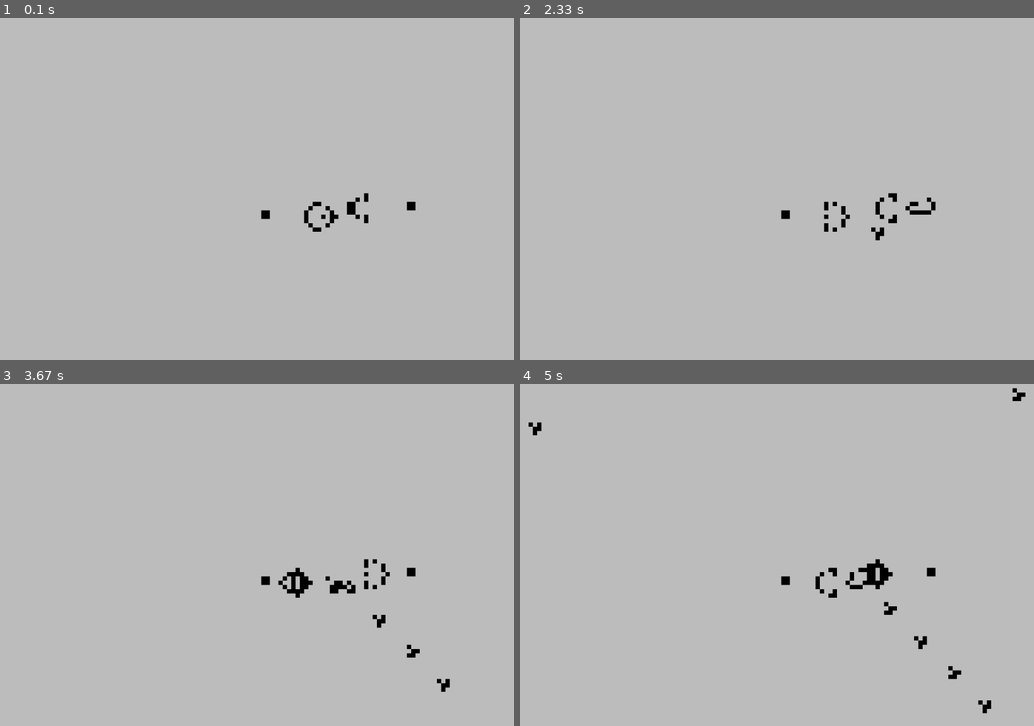
Above: before the commit, frames 1-4 (two rows, left to right).
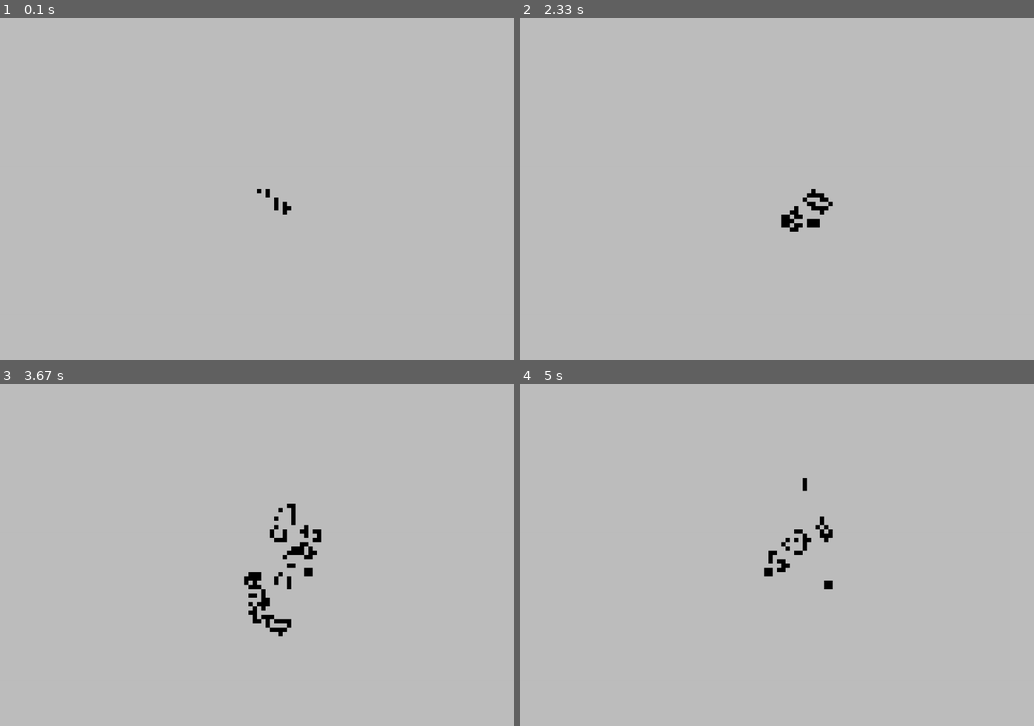
Above: after the commit, the same moments.

Repository: tirabo/Algoritmos-y-Programacion
Game: pygame game, started from 2021/python/juego_vida_pygame.py
Two runs of this game, one before a commit and one after it. Both use one fixed random seed, a clock stepped at 60 frames per second and the inputs below.
Inputs:
- Up to frame 1 (0.1 s): no input
- Up to frame 2 (2.33 s): no input
- Up to frame 3 (3.67 s): no input
- Up to frame 4 (5 s): tap Enter at 4.83 s

The runs differ from the first frame. In frame 1, 0.5% of the frame differs, in the area x 50-81%, y 50-63%; in frame 2, 0.8%; in frame 3, 1.9%, in the area x 47-88%, y 35-90%; in frame 4, 1.4%.

Commit message:
Cambios menores

Diff:
--- a/2021/python/fractal.py
+++ b/2021/python/fractal.py
@@ -8,6 +8,9 @@
 """
 
 import pygame
+
+# Tutorial sencillo para dibujar: https://sites.cs.ucsb.edu/~pconrad//cs5nm/topics/pygame/drawing/index.html
+# Sitio útil (tutorial, ejemplos, etc) para pygame:  http://programarcadegames.com/
 
 # Definimos algunos colores
 NEGRO = (0, 0, 0)
--- a/2021/python/juego_vida_pygame.py
+++ b/2021/python/juego_vida_pygame.py
@@ -2,6 +2,7 @@
 from pygame.locals import *
 import time
 import random
+
 
 # JUEGO DE LA VIDA TOROIDAL
 # El juego se desrrolla en un toro S^1 x S^1 con diámetros WIDTH y HEIGHT respectivamente
@@ -10,14 +11,15 @@
 # 1) Cada pixel de tablero es 1 o 0 (negro o blanco).
 # 2) Hay una cantidad de pixeles inciales que está en 1 (patrón o semilla).
 # 3) Cada pixel (x,y) tiene 8 vecinos: (x-1,y+1), (x,y+1), (x+1,y+1), (x-1,y), (x+1,y), (x-1,y-1), (x,y-1), (x+1,y-1).
-# 4) En cada paso se cambian los pixeles de 1 a 0 o de 0 a 1 según las siguientes reglas: para obtener la nueva distribución de pixeles
+# 4) En cada paso se cambian los pixeles de 1 a 0 o de 0 a 1 según las siguientes reglas: para obtener el tablero n se usan los valores del tablero n-1 y
 #       a) Cualquier pixel 1 con dos o tres vecinos vivos sigue siendo 1.
 #       b) Cualquier pixel 0 con tres vecinos 1 se convierte a 1.
 #       c) Todas los otros pixeles pasan a 0.
 
 
 
-# tutorial sencillo para dibujar: https://sites.cs.ucsb.edu/~pconrad//cs5nm/topics/pygame/drawing/index.html
+# Tutorial sencillo para dibujar: https://sites.cs.ucsb.edu/~pconrad//cs5nm/topics/pygame/drawing/index.html
+# Sitio útil (tutorial, ejemplos, etc) para pygame:  http://programarcadegames.com/
 
 # CONSTANTES
 
@@ -26,10 +28,9 @@
 E = 10 # E es la escala, la pantalla se dibuja de WIDTH * E x HEIGHT * E
 background = 'gray' # color de fondo
 lapiz = 'black' # color dl lápiz
-#patron = [(0,0), (2,0),(2,1), (4,2),(4,3),(4,4), (6,3),(6,4),(6,5),(7,4)]
+patron = [(0,0), (2,0),(2,1), (4,2),(4,3),(4,4), (6,3),(6,4),(6,5),(7,4)]
 # patron = [(0,1), (1,2), (2,0), (2,1),(2,2)]
-patron = [(1,5),(1,6),(2,5),(2,6),(11,5),(11,6),(11,7),(12,4),(12,8),(13,3),(13,9),(14,3),(14,9),(15,6),(16,4),(16,8),
- (17,5),(17,6),(17,7),(18,6),(21,3),(21,4),(21,5),(22,3),(22,4),(22,5),(23,2),(23,6),(25,1),(25,2),(25,6),(25,7),(35,3),(35,4),(36,3),(36,4)]
+# patron = [(1,5),(1,6),(2,5),(2,6),(11,5),(11,6),(11,7),(12,4),(12,8),(13,3),(13,9),(14,3),(14,9),(15,6),(16,4),(16,8), (17,5),(17,6),(17,7),(18,6),(21,3),(21,4),(21,5),(22,3),(22,4),(22,5),(23,2),(23,6),(25,1),(25,2),(25,6),(25,7),(35,3),(35,4),(36,3),(36,4)]
 
 # FUNCIONES
 
@@ -73,7 +74,7 @@
     # post: cada pixel de tablero es 1 o 0 (1 se dibuja color lapiz, 0 se dibuja color background).
     #      1) se pone 1 en los pixeles de patron
     #      Cada pixel (x,y) tiene 8 vecinos: (x-1,y+1), (x,y+1), (x+1,y+1), (x-1,y), (x+1,y), (x-1,y-1), (x,y-1), (x+1,y-1).
-    #      2)  Las reglas para didujar (o borrar) pixeles son: se hace un recorrido por todos los pixeles y
+    #      2) En cada paso se cambian los pixeles de 1 a 0 o de 0 a 1 según las siguientes reglas: para obtener el tablero n se usan los valores del tablero n-1 y
     #         a) Cualquier pixel 1 con dos o tres vecinos vivos sigue siendo 1.
     #         b) Cualquier pixel 0 con tres vecinos 1 se convierte a 1.
     #         c) Todas los otros pixeles pasan a 0.
@@ -113,7 +114,7 @@
                     else:
                         tablero[i][j] = 0
         pygame.display.update()
-        # time.sleep(0.03)
+        # time.sleep(0.1)
 
 
 def main():
--- a/2021/python/juego_vida_var_pygame.py
+++ b/2021/python/juego_vida_var_pygame.py
@@ -4,21 +4,23 @@
 import random
 
 # JUEGO DE LA VIDA TOROIDAL
-# El juego se desrrolla en un toro S^1 x S^1 con diámetros WIDTH y HEIGHT respectivamente
+# El juego se desarrolla en un toro S^1 x S^1 con diámetros WIDTH y HEIGHT respectivamente
 # (más sencillo: un rectángulo donde lo de arriba se continúa con lo de abajo, lo de la izquierda con lo de la derecha).
 # Las reglas son
 # 1) Cada pixel de tablero es 1 o 0 (negro o blanco).
 # 2) Hay una cantidad de pixeles inciales que está en 1 (patrón o semilla).
 # 3) Cada pixel (x,y) tiene 8 vecinos: (x-1,y+1), (x,y+1), (x+1,y+1), (x-1,y), (x+1,y), (x-1,y-1), (x,y-1), (x+1,y-1).
-# 4) En cada paso se cambian los pixeles de 1 a 0 o de 0 a 1 según las siguientes reglas: para obtener la nueva distribución de pixeles en el paso n
+# 4) En cada paso se cambian los pixeles de 1 a 0 o de 0 a 1 según las siguientes reglas: para obtener el tablero n se usan los valores del tablero n-1 y
 #      a) Cualquier pixel 1 con menos de dos vecinos 1 pasa a 0.
 #      b) Cualquier pixel 1 con dos o tres vecinos 1 queda igual.
 #      c) Cualquier pixel 1 con más de tres vecinos 1 muere.
 #      d) Cualquier pixel 0 con exactamente tres vecinos 1 se convierte en una pixel 1.
+#
+# En  este archoivo se modifican algunas reglas agregando probabilidad.
 
+# Tutorial sencillo para dibujar: https://sites.cs.ucsb.edu/~pconrad//cs5nm/topics/pygame/drawing/index.html
+# Sitio útil (tutorial, ejemplos, etc) para pygame:  http://programarcadegames.com/
 
-
-# tutorial sencillo para dibujar: https://sites.cs.ucsb.edu/~pconrad//cs5nm/topics/pygame/drawing/index.html
 
 # CONSTANTES
 
@@ -104,7 +106,7 @@
         for i in range(WIDTH):
             for j in range(HEIGHT):
                 if tablero_orig[i][j] == 1 and num_vecinos(tablero_orig,i,j) < 2:
-                    if random.randrange(100) > -1:
+                    if random.randrange(100) > 1:
                         tablero[i][j] = 0
                         del_pixel(tablero, screen, i, j)
                 elif  tablero_orig[i][j] == 1 and (num_vecinos(tablero_orig,i,j) == 2 or num_vecinos(tablero_orig,i,j) == 3):
@@ -120,11 +122,11 @@
                         tablero[i][j] = 1
                         put_pixel(tablero, screen, i, j)
                 elif tablero_orig[i][j] == 0 and num_vecinos(tablero_orig,i,j) < 3:
-                    if random.randrange(100) > 100:
+                    if random.randrange(1000) > 1000:
                         tablero[i][j] = 1
                         put_pixel(tablero, screen, i, j)
                 elif tablero_orig[i][j] == 0 and num_vecinos(tablero_orig,i,j) >3:
-                    if random.randrange(100) > 95:
+                    if random.randrange(100) > 100:
                         tablero[i][j] = 1
                         put_pixel(tablero, screen, i, j)
         pygame.display.update()
--- a/2021/python/julia_set.py
+++ b/2021/python/julia_set.py
@@ -10,13 +10,16 @@
 https://scipython.com/book2/chapter-7-matplotlib/problems/p72/the-julia-set/
 El conjunto Julia asociado a la función compleja f(z)=z**2 + c puede ser representado usando el siguiente algoritmo.
 Para cada punto, z_0, en el plano complejo de tal manera que -1.5 <= Re[z_0] <= 1.5 y -1.5 <= Im[z_0] <= 1.5, iterar según
-   z_n1 = z_n**2 + c,  (n1 representa n + 1)
+   z = z**2 + c,
 dónde c es una constante (compleja).
 Coloree el píxel en una imagen correspondiente a esta región del plano complejo de acuerdo con el número de iteraciones
 necesarias para que |z| supere algún valor crítico, r_max > 0 (o negro si esto no sucede antes de un cierto número máximo de iteraciones n_max).
 
 Escriba un programa para trazar el conjunto de Julia para c = -0.1 + 0.65*j Usando r_max= 10 y n_max=500 (en Python el imaginario puro es "j").
 """
+
+# Tutorial sencillo para dibujar: https://sites.cs.ucsb.edu/~pconrad//cs5nm/topics/pygame/drawing/index.html
+# Sitio útil (tutorial, ejemplos, etc) para pygame:  http://programarcadegames.com/
 
 # CONSTANTES
 W = 360 # ancho y alto de la pantalla
